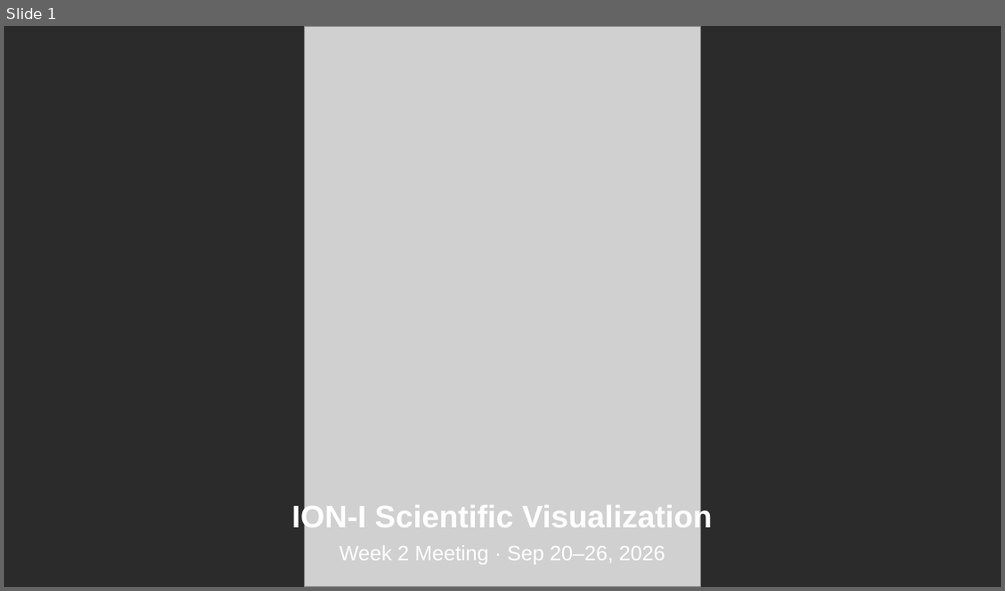
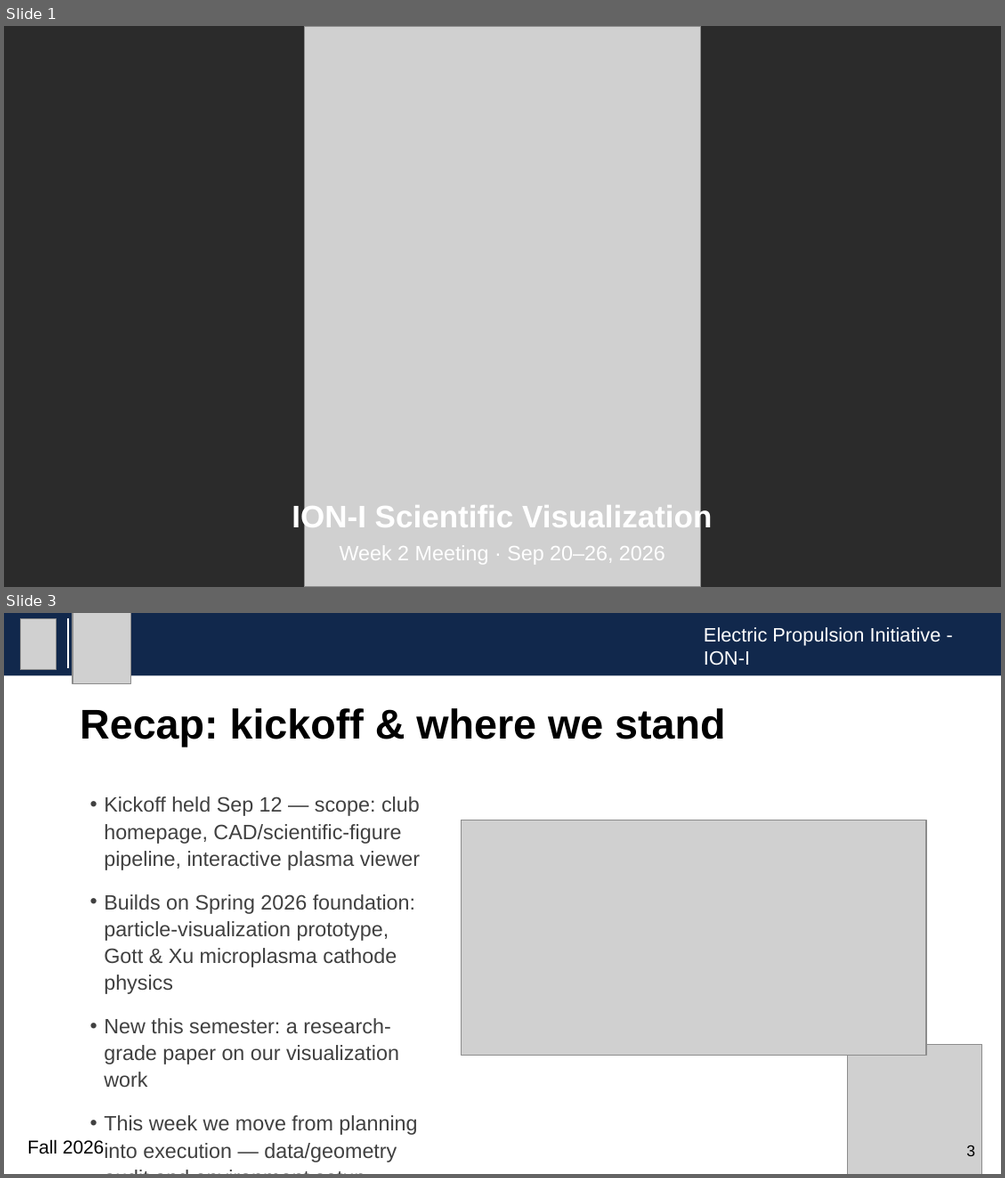
Before and after one commit to quyaoning/ioni-visual, a slide deck: Meeting Slides/2026-09-20_ioni-visual.pptx. Shown one above the other, each under a label of ours: slide 1 before the commit, slides 1 and 3 after it; the slides between them are not shown. The pictures are 1005x591 and 1005x1178 pixels, drawn with LibreOffice and Linux fonts; fonts in the diff are those of the drawing; grey boxes stand for pictures; background and template pictures are left out; a plain dark background stands for a picture behind light text. Boxes give left, top, right and bottom in pixels: in the first picture for what was removed or moved away, otherwise in the second. Text is boxed around its words. In the diff, an @@ line names an element or a change of style, - is before the commit and + after.

Commit message:
Expand Week 2 meeting slide into a full 30-min agenda

```diff
--- a/Meeting Slides/2026-09-20_ioni-visual.pptx
+++ b/Meeting Slides/2026-09-20_ioni-visual.pptx
@@ slide 3 added at <box>4,613,1001,1174</box>, background #FFFFFF @@
@@ rectangle added at <box>4,613,1001,674</box>, fill #11284C @@
@@ picture added at <box>21,618,57,669</box> @@
@@ line added from (68, 618) to (68, 668), #FFFFFF 1.5 pt @@
@@ picture added at <box>73,613,130,684</box> @@
@@ text added at <box>704,627,941,666</box>, 14 pt, text #FFFFFF @@
+Electric Propulsion Initiative - ION-I
@@ title added at <box>80,708,725,747</box>, 30 pt, text #000000, bold @@
+Recap: kickoff & where we stand
@@ text added at <box>104,796,420,1162</box>, 15 pt, text #404040 @@
+• Kickoff held Sep 12 — scope: club homepage, CAD/scientific-figure pipeline, interactive plasma viewer
+• Builds on Spring 2026 foundation: particle-visualization prototype, Gott & Xu microplasma cathode physics
+• New this semester: a research-grade paper on our visualization work
+• This week we move from planning into execution — data/geometry audit and environment setup
@@ picture added at <box>461,820,926,1055</box> @@
@@ picture added at <box>848,1045,983,1174</box> @@
@@ text added at <box>27,1139,105,1154</box>, 13.5 pt, text #000000 @@
+Fall 2026
@@ text added at <box>966,1144,975,1156</box>, 11.2 pt, text #000000 @@
+3
```
Also in this commit, not shown: 3 slides changed, 8 other slides added.
